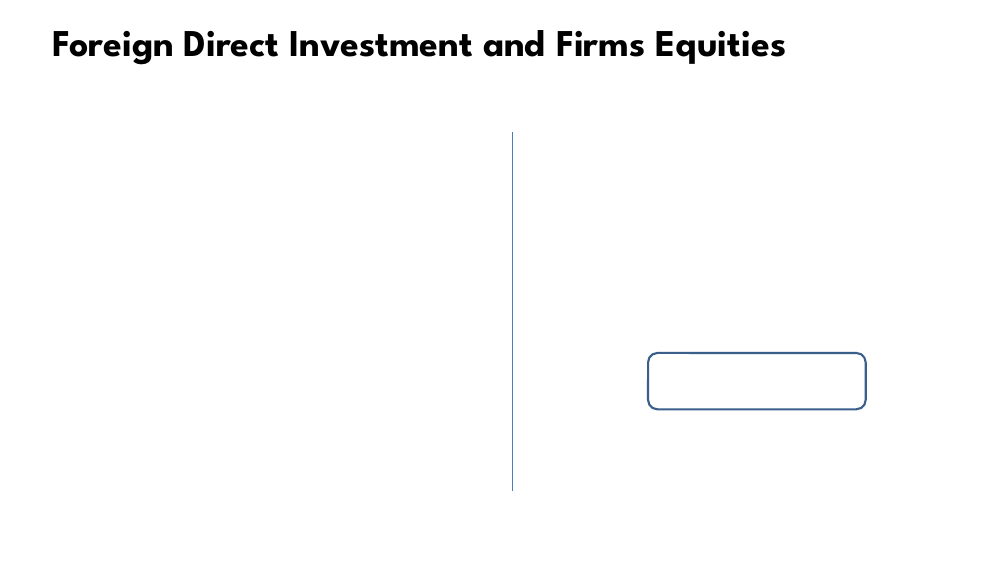
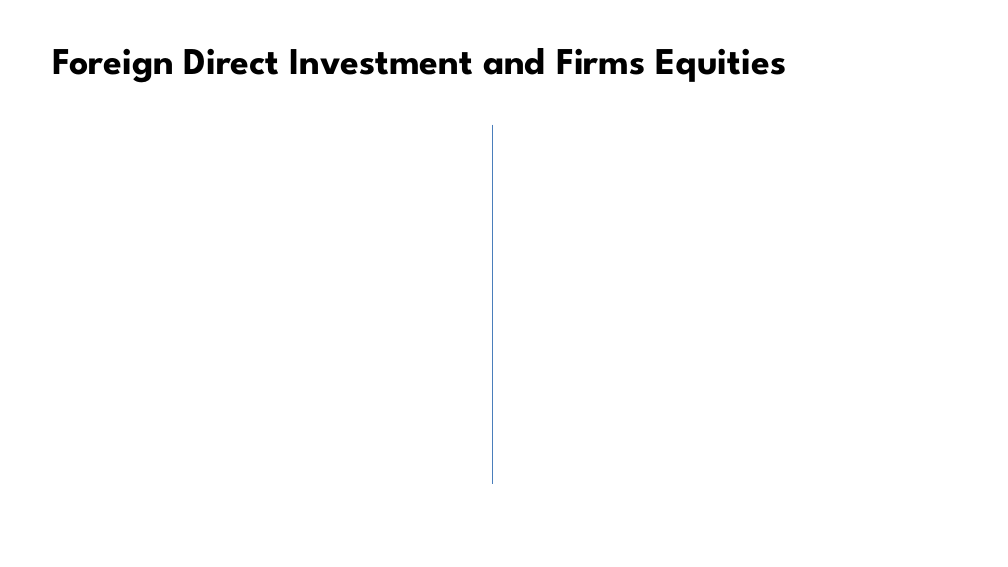
Before and after one commit to jhanandrade/AFD-Project, a slide deck: slide 10 of Documentos/Presentación 24 de Noviembre de 2020.pptx. Drawn at 1008x567 pixels with LibreOffice and Linux fonts; fonts in the diff are those of the drawing; grey boxes stand for pictures; background and template pictures are left out. Boxes give left, top, right and bottom in pixels: in the first picture for what was removed or moved away, otherwise in the second. Text is boxed around its words. In the diff, an @@ line names an element or a change of style, - is before the commit and + after.

```diff
--- a/Documentos/Presentación 24 de Noviembre de 2020.pptx
+++ b/Documentos/Presentación 24 de Noviembre de 2020.pptx
@@ title "Foreign Direct Investment and Firms ...": place and size @@
-title "Foreign Direct Investment and Firms ..." at (52,30,787,65)
+title "Foreign Direct Investment and Firms ..." at (52,48,787,83)
@@ line moved from (513, 132) - (513, 492) to (492, 125) - (492, 484) @@
@@ rounded rectangle removed at (648,353,866,410) @@
```
Also in this commit, not shown: 1 slide added, 3 other files.
